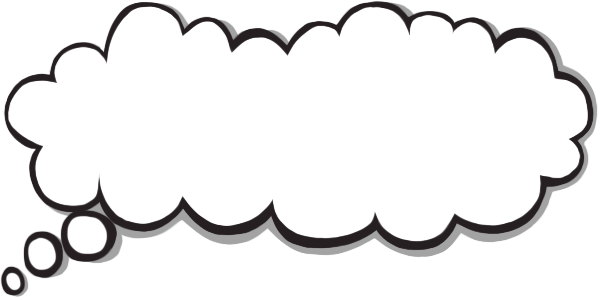
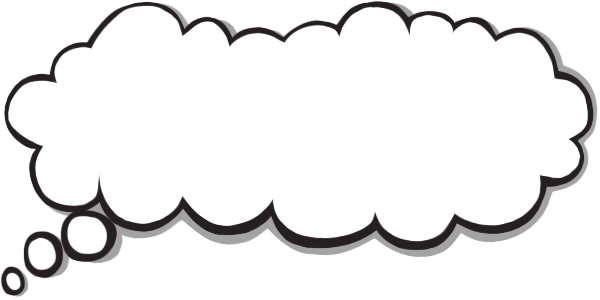
Layers edited between the first and the second (600, 300) image:
painted on "Calque 6" over [90, 5, 548, 64]
painted on "Calque 7" over [86, 1, 525, 53]
